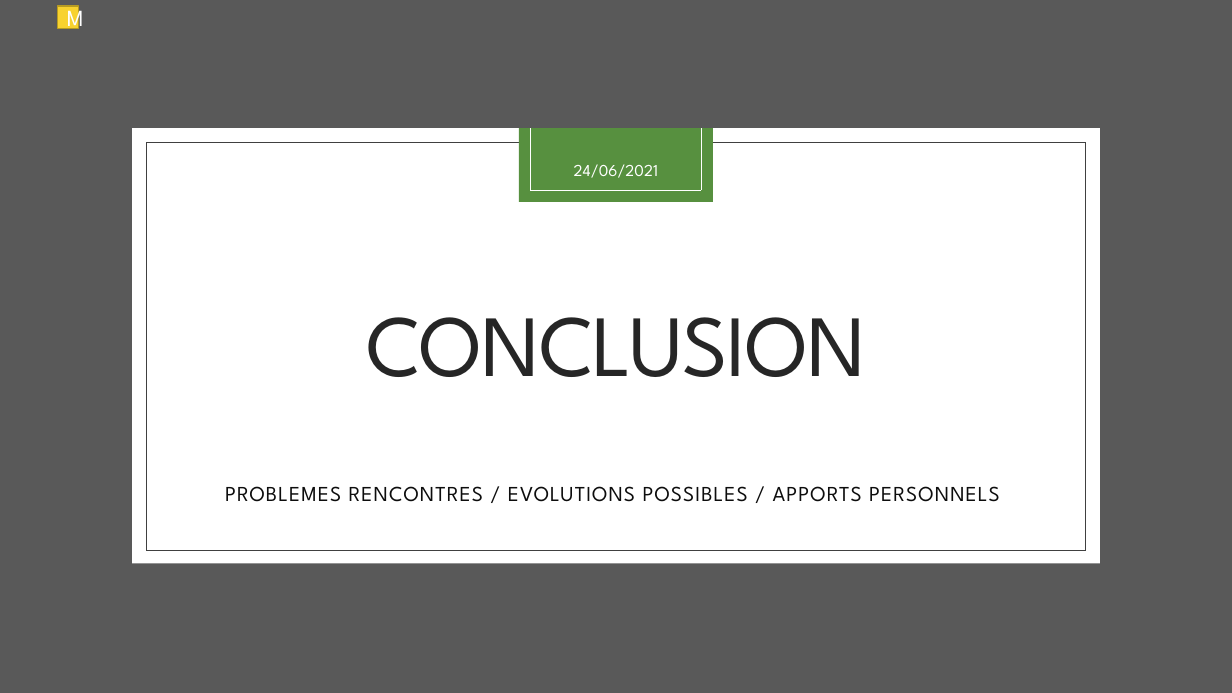
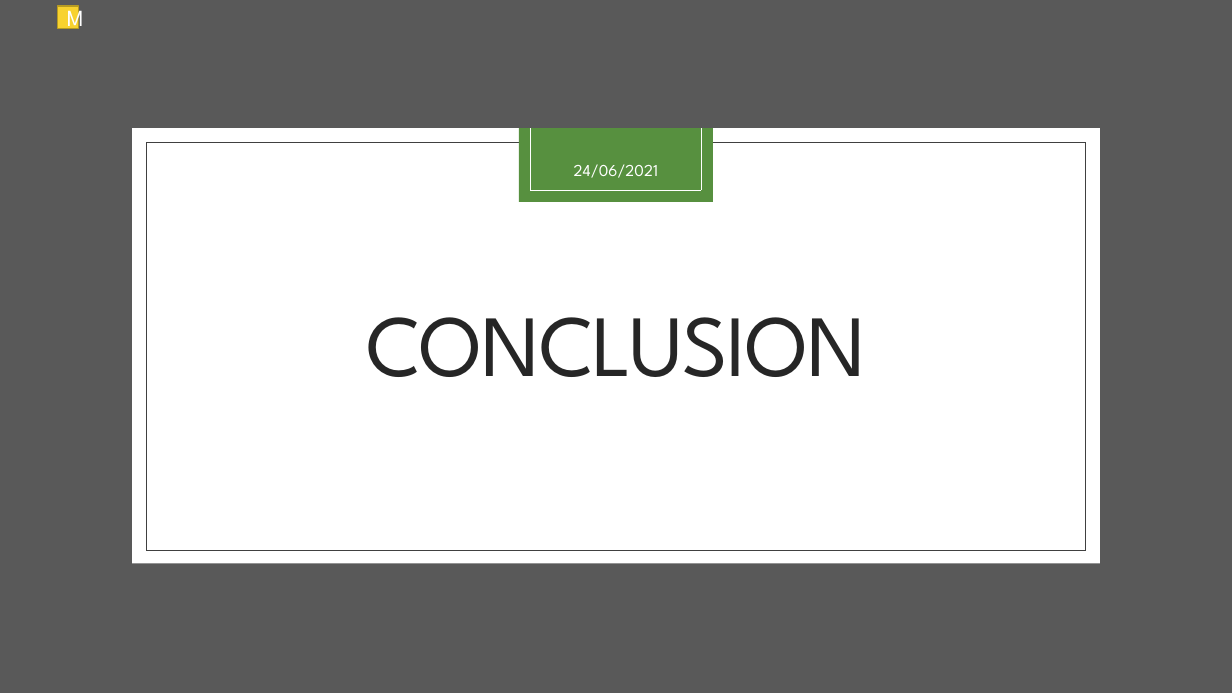
Before and after one commit to aiekick/ProjectStationMeteo, a slide deck: slide 47 of doc/StationMeteo_Soutenance_Stephane.pptx (slide 48 before the commit). Drawn at 1232x693 pixels with LibreOffice and Linux fonts; fonts in the diff are those of the drawing. Boxes give left, top, right and bottom in pixels: in the first picture for what was removed or moved away, otherwise in the second. Text is boxed around its words. In the diff, an @@ line names an element or a change of style, - is before the commit and + after.

```diff
--- a/doc/StationMeteo_Soutenance_Stephane.pptx
+++ b/doc/StationMeteo_Soutenance_Stephane.pptx
@@ subtitle removed at [225,486,1000,502] @@
-PROBLEMES RENCONTRES / EVOLUTIONS POSSIBLES / APPORTS PERSONNELS
```
Also in this commit, not shown: 14 other slides changed, 1 slide removed.
